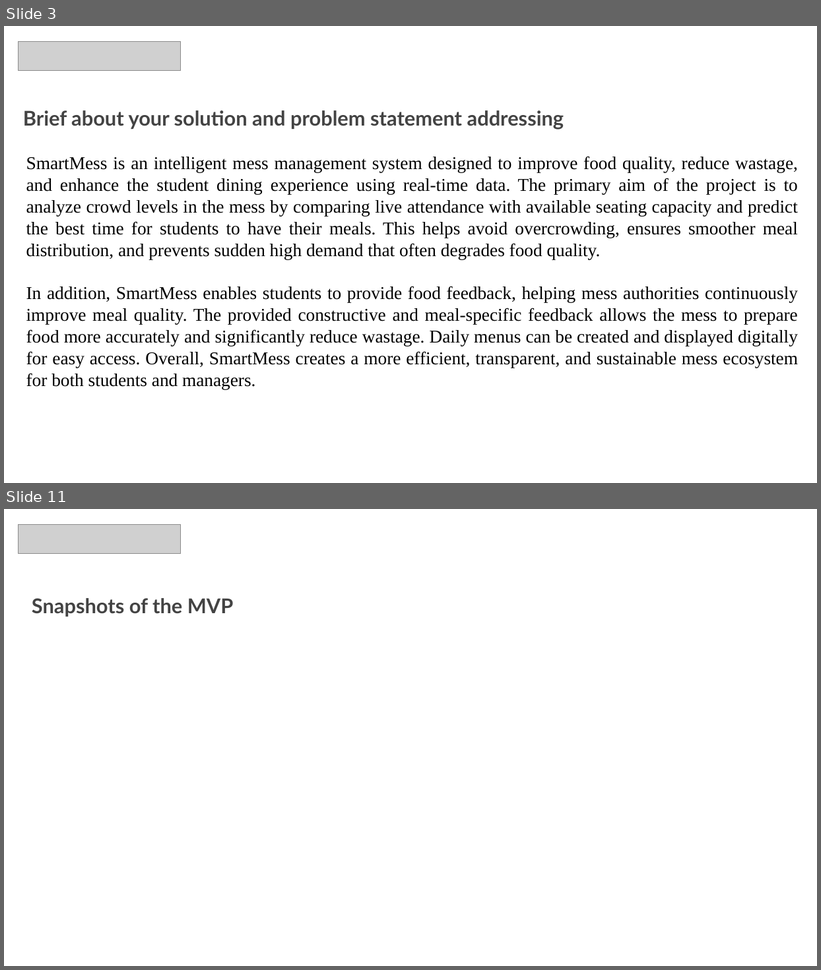
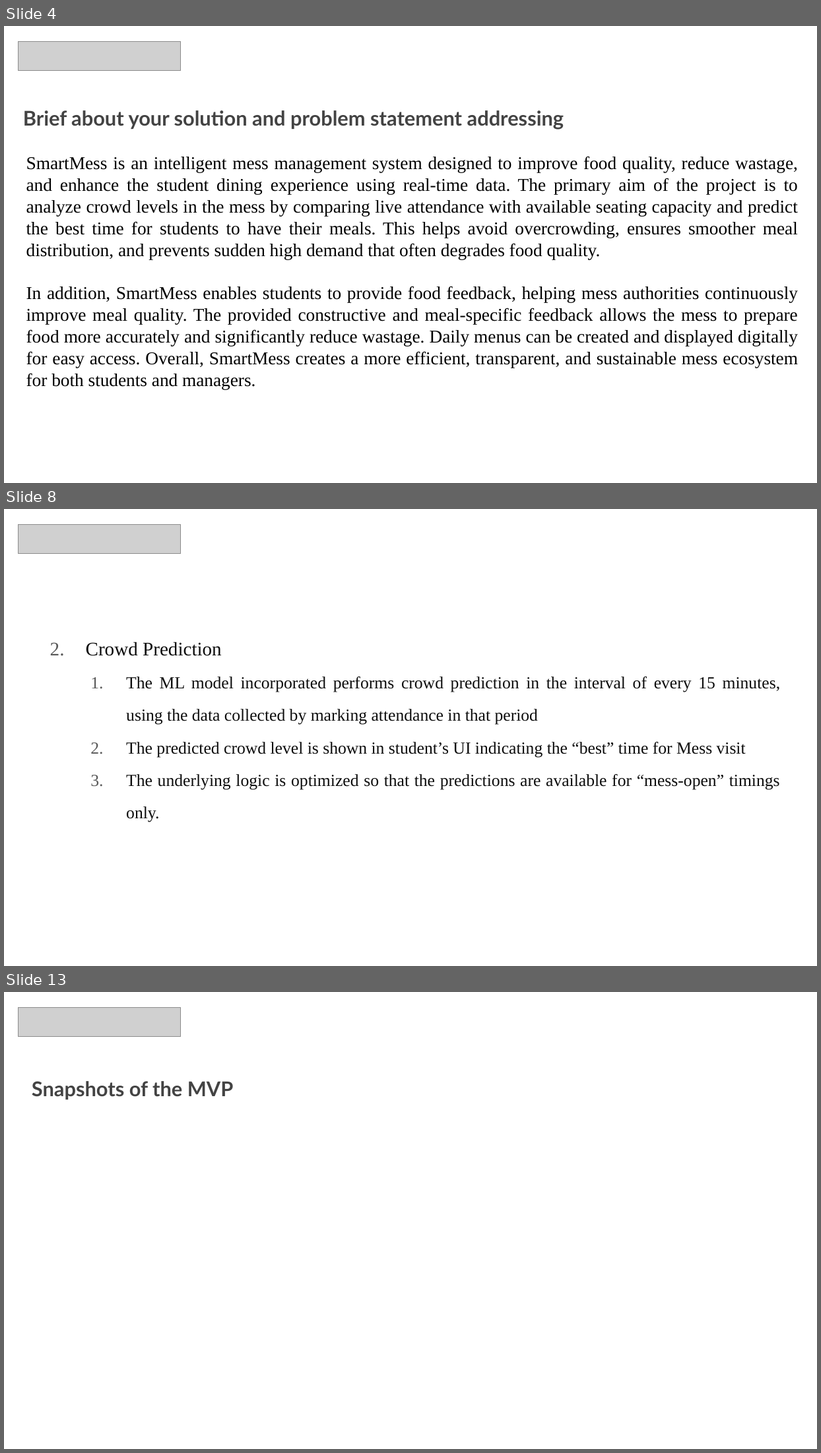
Before and after one commit to InfinityxR9/SmartMess, a slide deck: presentation.pptx. Shown one above the other, each under a label of ours: slides 3 and 11 before the commit, slides 4, 8 and 13 after it; the slides between them are not shown. The pictures are 821x970 and 821x1453 pixels, drawn with LibreOffice and Linux fonts; fonts in the diff are those of the drawing; grey boxes stand for pictures. Boxes give left, top, right and bottom in pixels: in the first picture for what was removed or moved away, otherwise in the second. Text is boxed around its words. In the diff, an @@ line names an element or a change of style, - is before the commit and + after.

```diff
--- a/presentation.pptx
+++ b/presentation.pptx
@@ slide 8 added at [4, 509, 817, 966], background #FFFFFF @@
@@ picture added at [18, 524, 180, 554] @@
@@ text added at [86, 642, 781, 823], 15 pt, text #0D0D0D @@
+2. Crowd Prediction
+  1. The ML model incorporated performs crowd prediction in the interval of every 15 minutes, using the data collected by marking attendance in that period
+  2. The predicted crowd level is shown in student’s UI indicating the “best” time for Mess visit
+  3. The underlying logic is optimized so that the predictions are available for “mess-open” timings only.
@@ what was slide 3 is now slide 4 @@
@@ what was slide 11 is now slide 13 @@
```
Also in this commit, not shown: 8 slides changed, 2 other slides added, 1 slide removed, 22 other files.
